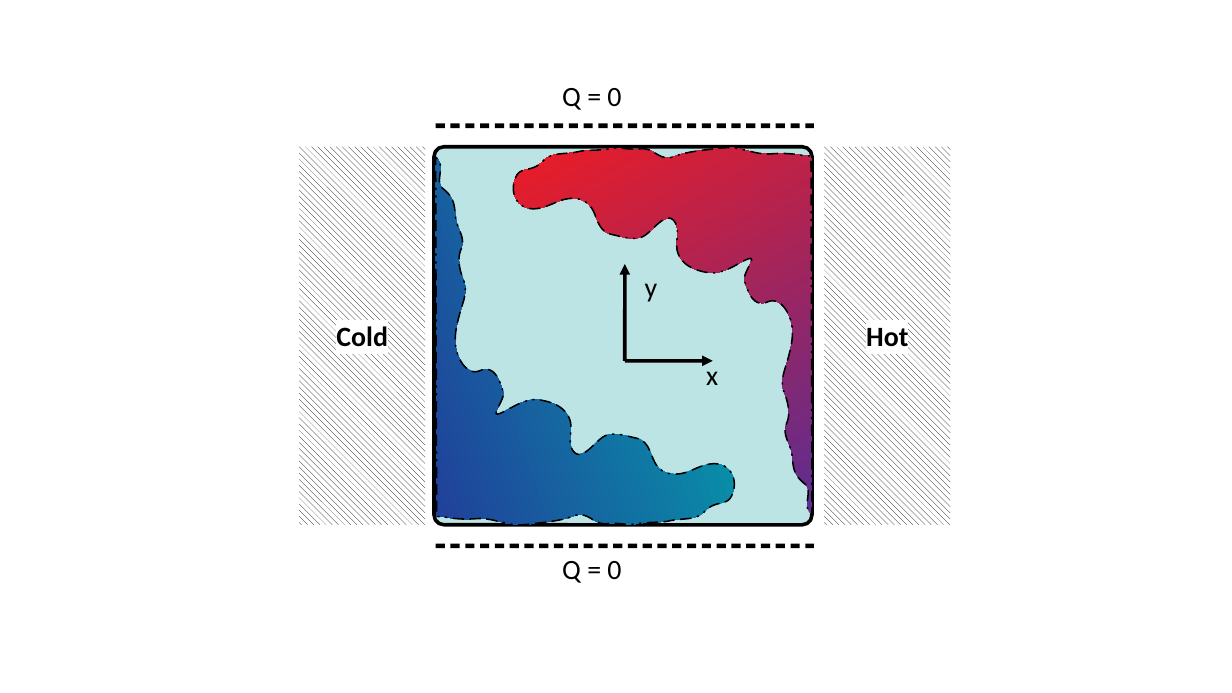
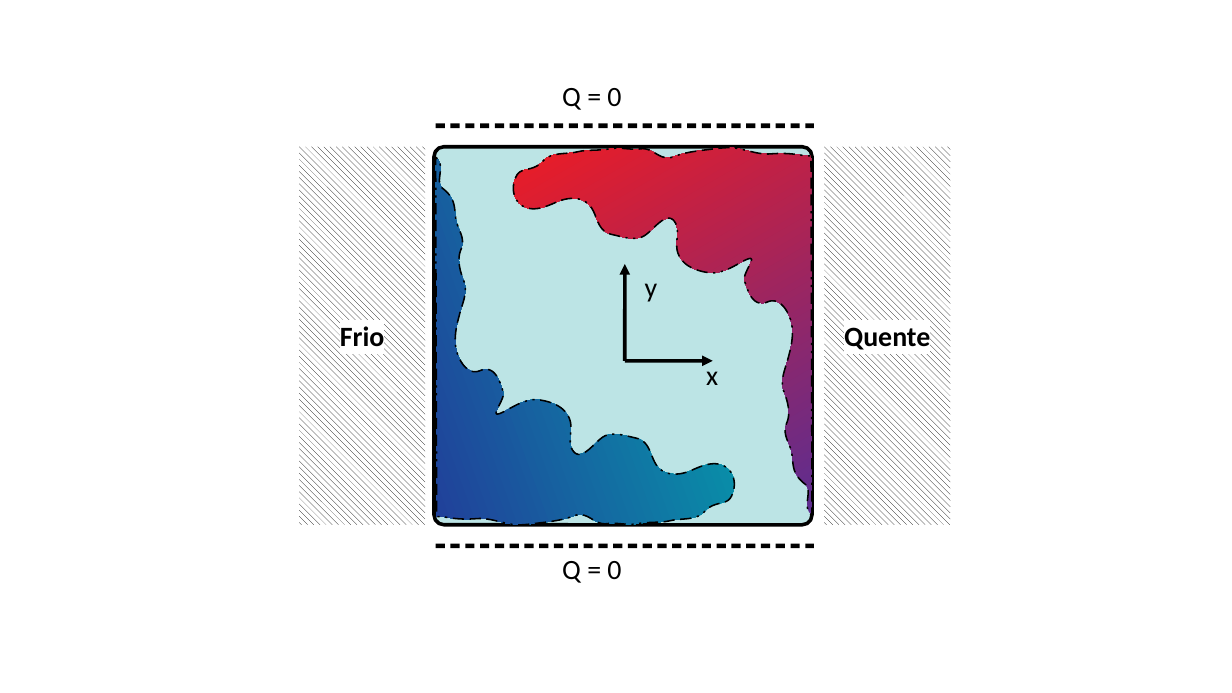
Before and after one commit to felipejoribeiro/Iniciativa_Rayleigh, a slide deck: slide 1 of Project_PressureXVelocity/Teorico/TEX/images/Cavidade_fisico_1.odp. Drawn at 1232x693 pixels with LibreOffice and Linux fonts; fonts in the diff are those of the drawing. Boxes give left, top, right and bottom in pixels: in the first picture for what was removed or moved away, otherwise in the second. Text is boxed around its words. In the diff, an @@ line names an element or a change of style, - is before the commit and + after.

Commit message:
Documentação inicial
- foi iniciada a apresentação

```diff
--- a/Project_PressureXVelocity/Teorico/TEX/images/Cavidade_fisico_1.odp
+++ b/Project_PressureXVelocity/Teorico/TEX/images/Cavidade_fisico_1.odp
@@ text at box(340, 324, 385, 350): text changed @@
-Cold
+Frio
@@ text at box(844, 327, 930, 350): text changed @@
-Hot
+Quente
```
Also in this commit, not shown: 8 other files.
